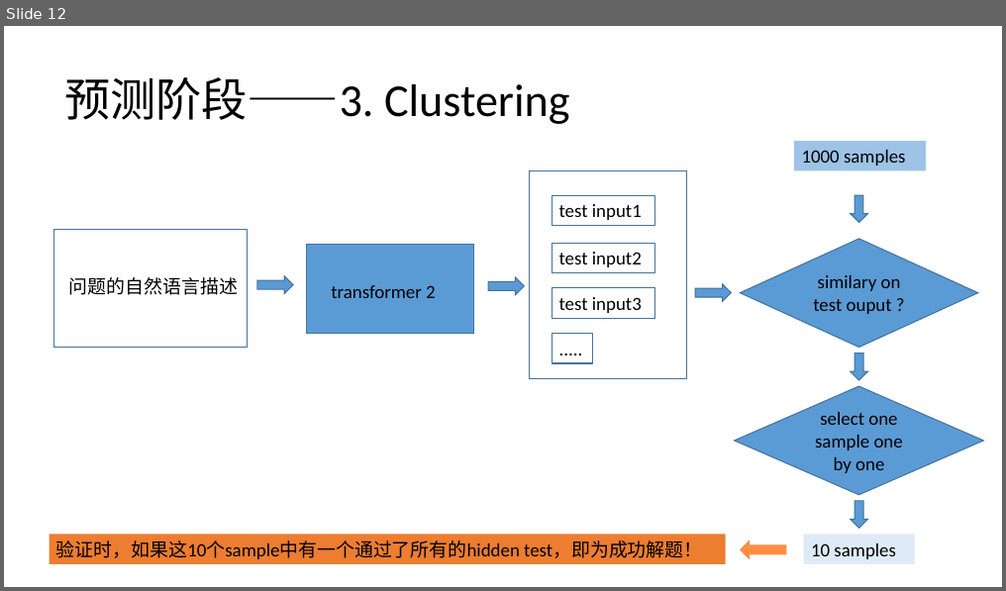
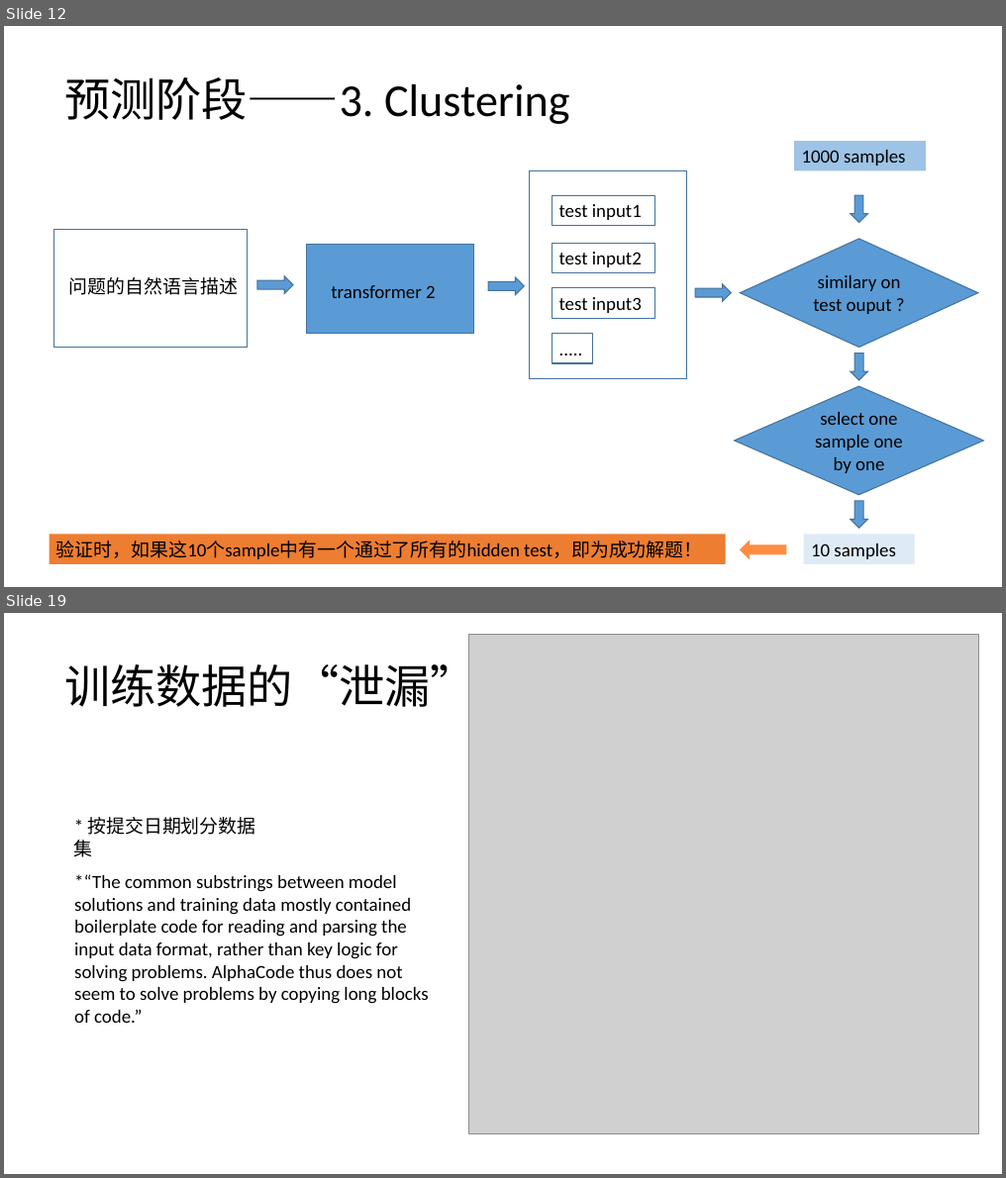
Before and after one commit to kevinva/paperReport, a slide deck: presentation/hezhi_AlphaCode.pptx. Shown one above the other, each under a label of ours: slide 12 before the commit, slides 12 and 19 after it; the slides between them are not shown. The pictures are 1006x591 and 1006x1178 pixels, drawn with LibreOffice and Linux fonts; fonts in the diff are those of the drawing; grey boxes stand for pictures. Boxes give left, top, right and bottom in pixels: in the first picture for what was removed or moved away, otherwise in the second. Text is boxed around its words. In the diff, an @@ line names an element or a change of style, - is before the commit and + after.

Commit message:
alphaCode ppt finish

```diff
--- a/presentation/hezhi_AlphaCode.pptx
+++ b/presentation/hezhi_AlphaCode.pptx
@@ slide 19 added at (4, 613, 1002, 1174), background #FFFFFF @@
@@ picture added at (469, 634, 978, 1135) @@
@@ title added at (64, 657, 476, 715), 44 pt, text #000000 @@
+训练数据的“泄漏”
@@ text added at (87, 817, 255, 835), 18 pt, text #000000 @@
+  * 按提交日期划分数据集
@@ text added at (74, 874, 429, 1023), 18 pt, text #000000 @@
+*“The common substrings between model solutions and training data mostly contained boilerplate code for reading and parsing the input data format, rather than key logic for solving problems. AlphaCode thus does not seem to solve problems by copying long blocks of code.”
```
Also in this commit, not shown: 1 slide changed, 7 other slides added.
